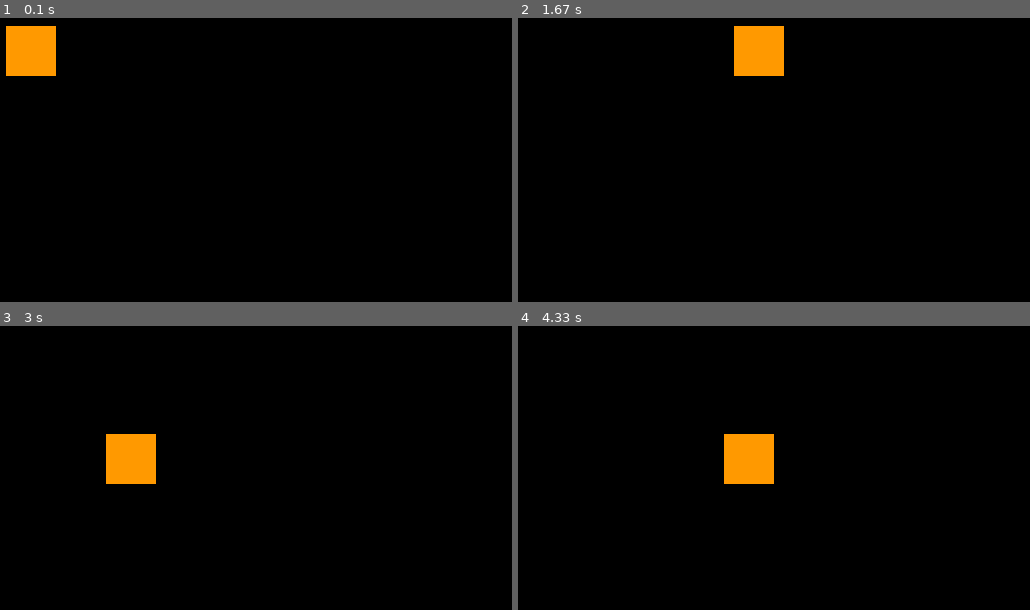
Above: before the commit, frames 1-4 (two rows, left to right).
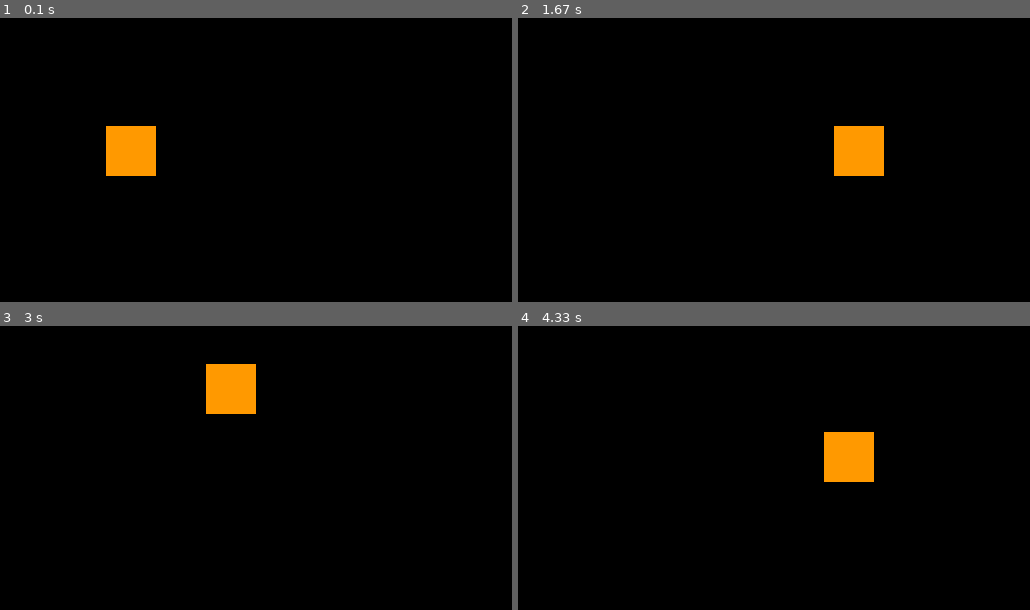
Above: after the commit, the same moments.

Repository: OmarTahoun/pygame-lab
Game: pygame game, started from moving_box.py
Two runs of this game, one before a commit and one after it. Both use one fixed random seed, a clock stepped at 60 frames per second and the inputs below.
Inputs:
- Up to frame 1 (0.1 s): no input
- Up to frame 2 (1.67 s): tap Space at 0.33, 0.73, 1.03, 1.57 s; hold Right 0.67-1.13 s; hold Right from 1.5 s (still down)
- Up to frame 3 (3 s): tap Space at 1.87, 2.07, 2.37, 2.63, 2.97 s; release Right at 1.97 s; hold Left 2-2.53 s; hold Down 2.57-2.87 s; hold Left from 2.9 s (still down)
- Up to frame 4 (4.33 s): tap Space at 3.27, 3.8, 4.1 s; release Left at 3.3 s; hold Right from 3.73 s (still down)

The runs differ from the first frame. In frame 1, 3.4% of the frame differs, in the area x 1-31%, y 2-56%; in frame 2, 3.4%; in frame 3, 3.4%; in frame 4, 3.4%.

Commit message:
now I jump 🤸‍

Diff:
--- a/moving_box.py
+++ b/moving_box.py
@@ -5,7 +5,6 @@
 pg.display.set_caption("Move the rectangle")
 
 width, height = pg.display.get_surface().get_size() # Storing the width and height of our screen to make sure that our player doesn't go off the screen
-
 
 class player():
     """This is the player object,  it stores the attributes of our player (Width, Height, velocity)""" # It's better to go OOP with games.
@@ -16,6 +15,9 @@
         self.w = width  # Width
         self.h = height # Height
         self.v = velocity   # Velocity to move by
+        self.jumping = False    # Flag if the player is currently mid jumping or no
+        self.jump_height = 8    # The height of the player's jump
+        self.gravity = 1        # gravity is 1 in the first half of the jump, in the second it's -1 to help the player get down
 
     def draw(self): # The function to show or draw our player
         window.fill((0,0,0))    # clearing the screen from any previous frames
@@ -29,16 +31,33 @@
         if pressed_keys[pg.K_RIGHT] and self.x < width-self.w:  # moving to the Right, making sure not to go off screen
             self.x += self.v
 
-        if pressed_keys[pg.K_UP] and self.y > 0:                # moving Up, making sure not to go off screen
-            self.y -= self.v
+        if not(self.jumping):   # making sure the player can't go up or down mid jumping
+            if pressed_keys[pg.K_UP] and self.y > 0:                # moving Up, making sure not to go off screen
+                self.y -= self.v
 
-        if pressed_keys[pg.K_DOWN] and self.y < height-self.h:  # moving Down, making sure not to go off screen
-            self.y += self.v
+            if pressed_keys[pg.K_DOWN] and self.y < height-self.h:  # moving Down, making sure not to go off screen
+                self.y += self.v
+
+            if pressed_keys[pg.K_SPACE]:    # Jumping with the space bar
+                self.jumping = True
+
+        else:
+            if self.jump_height >= -8:                                       # If the player didn't land yet
+                if self.jump_height <0:                                      # If the player is in the second half of the jump (going down)
+                    self.gravity = -1                                        # Flip gravity to negative
+                self.y -= (self.jump_height ** 2) * 0.5 * self.gravity       # Going up
+                self.jump_height -= 1                                        # Decrease the remaining hight in the jump by 1
+
+            else:                                                            # If the player has landed
+                self.jumping = False                                         # Turn the jumping to false
+                self.jump_height = 8                                         # Reset the remaining jumping height
+                self.gravity = 1                                             # Reset the gravity
 
 
-my_player = player(50, 50, 50, 50, 10)  # Creating our player object
 
-running = True #set the running flag that will be used for the game loop
+my_player = player(150, 150, 50, 50, 10)  # Creating our player object
+
+running = True # Set the running flag that will be used for the game loop
 
 while (running):    # Our Game loop
     pg.time.delay(30) # Setting the frame rate
